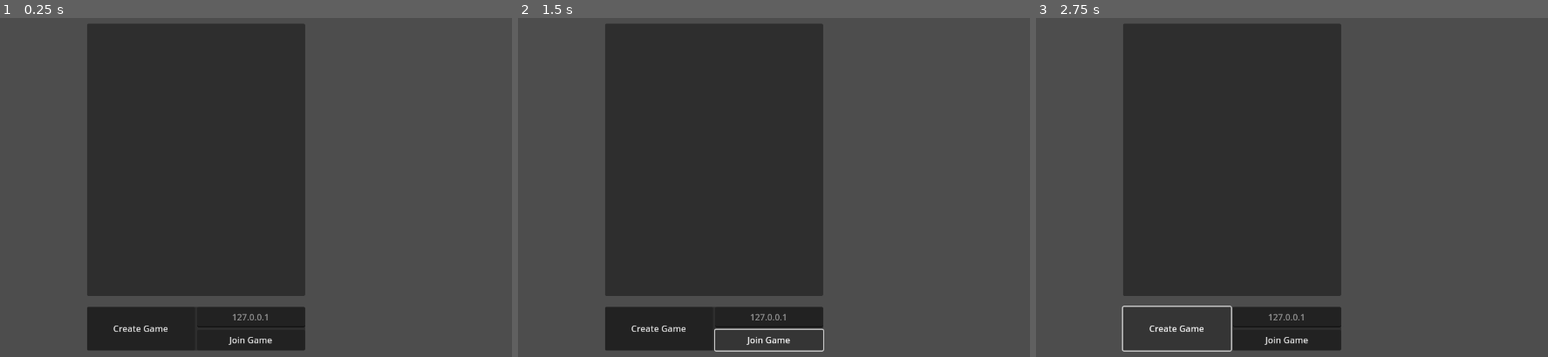
Above: before the commit, frames 1-3 (left to right).
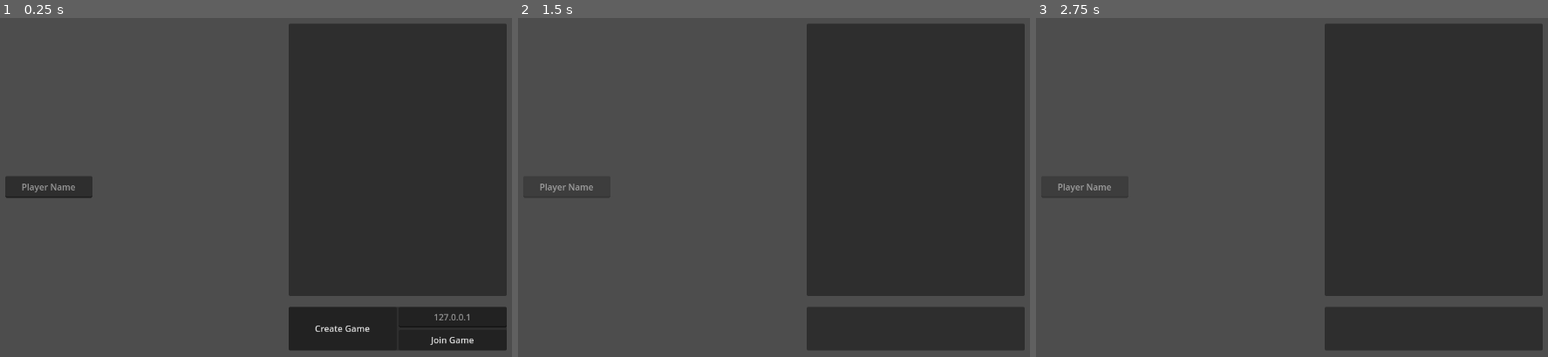
Above: after the commit, the same moments.

Repository: rwilson02/Poker-Party
Game: Godot game, scene res://scenes/Main.tscn
Same seed, same stepped clock (60 frames per second), same inputs: the game is played once before the commit and once after it. This scene is started directly instead of the project's main scene.
Inputs (mouse positions are in pixels of both pictures, inside the frame that each line leads up to):
- Up to frame 1 (0.25 s): no input
- Up to frame 2 (1.5 s): click "Create Game" at 0.5 s; click (768, 340) at 1.25 s, where only the run before the commit has a clickable "Join Game"
- Up to frame 3 (2.75 s): click (1179, 329) at 2 s, where only the run before the commit has a clickable "Create Game"

The runs differ from the first frame. In frame 1, 74% of the frame differs, in the area x 1-99%, y 1-98%; in frame 2, 72%; in frame 3, 71%.

Commit message:
I know I should be working on betting
but i just added the ability to set your own name in the lobby

Diff:
--- a/scenes/Lobby.tscn
+++ b/scenes/Lobby.tscn
@@ -5,16 +5,32 @@
 [node name="Lobby" type="Control"]
 layout_mode = 3
 anchors_preset = 0
+offset_right = 1280.0
+offset_bottom = 720.0
 script = ExtResource("1_vmmqq")
 
-[node name="PlayerDisplay" type="Panel" parent="."]
-layout_mode = 0
-offset_left = 390.0
-offset_top = 60.0
-offset_right = 790.0
-offset_bottom = 560.0
+[node name="LobbyControls" type="ReferenceRect" parent="."]
+layout_mode = 1
+anchors_preset = 6
+anchor_left = 1.0
+anchor_top = 0.5
+anchor_right = 1.0
+anchor_bottom = 0.5
+offset_left = -540.0
+offset_top = -320.0
+offset_right = -100.0
+offset_bottom = 320.0
+grow_horizontal = 0
+grow_vertical = 2
 
-[node name="MarginContainer" type="MarginContainer" parent="PlayerDisplay"]
+[node name="PlayerDisplay" type="Panel" parent="LobbyControls"]
+layout_mode = 1
+offset_left = 20.0
+offset_top = 20.0
+offset_right = 420.0
+offset_bottom = 520.0
+
+[node name="MarginContainer" type="MarginContainer" parent="LobbyControls/PlayerDisplay"]
 layout_mode = 1
 anchors_preset = 15
 anchor_right = 1.0
@@ -26,18 +42,22 @@
 theme_override_constants/margin_right = 20
 theme_override_constants/margin_bottom = 20
 
-[node name="RichTextLabel" type="RichTextLabel" parent="PlayerDisplay/MarginContainer"]
+[node name="RichTextLabel" type="RichTextLabel" parent="LobbyControls/PlayerDisplay/MarginContainer"]
 layout_mode = 2
 bbcode_enabled = true
 
-[node name="Control" type="Panel" parent="."]
-layout_mode = 0
-offset_left = 390.0
-offset_top = 580.0
-offset_right = 790.0
-offset_bottom = 660.0
+[node name="Control" type="Panel" parent="LobbyControls"]
+layout_mode = 1
+anchors_preset = 2
+anchor_top = 1.0
+anchor_bottom = 1.0
+offset_left = 20.0
+offset_top = -100.0
+offset_right = 420.0
+offset_bottom = -20.0
+grow_vertical = 0
 
-[node name="HBoxContainer" type="HBoxContainer" parent="Control"]
+[node name="PreGame" type="HBoxContainer" parent="LobbyControls/Control"]
 layout_mode = 1
 anchors_preset = 15
 anchor_right = 1.0
@@ -45,27 +65,27 @@
 grow_horizontal = 2
 grow_vertical = 2
 
-[node name="Create" type="Button" parent="Control/HBoxContainer"]
+[node name="Create" type="Button" parent="LobbyControls/Control/PreGame"]
 layout_mode = 2
 size_flags_horizontal = 3
 text = "Create Game"
 
-[node name="VBoxContainer" type="VBoxContainer" parent="Control/HBoxContainer"]
+[node name="VBoxContainer" type="VBoxContainer" parent="LobbyControls/Control/PreGame"]
 layout_mode = 2
 size_flags_horizontal = 3
 
-[node name="Address" type="LineEdit" parent="Control/HBoxContainer/VBoxContainer"]
+[node name="Address" type="LineEdit" parent="LobbyControls/Control/PreGame/VBoxContainer"]
 layout_mode = 2
 size_flags_vertical = 3
 placeholder_text = "127.0.0.1"
 alignment = 1
 
-[node name="Join" type="Button" parent="Control/HBoxContainer/VBoxContainer"]
+[node name="Join" type="Button" parent="LobbyControls/Control/PreGame/VBoxContainer"]
 layout_mode = 2
 size_flags_vertical = 3
 text = "Join Game"
 
-[node name="HostButton" type="Button" parent="Control"]
+[node name="InGame" type="HBoxContainer" parent="LobbyControls/Control"]
 visible = false
 layout_mode = 1
 anchors_preset = 15
@@ -73,20 +93,45 @@
 anchor_bottom = 1.0
 grow_horizontal = 2
 grow_vertical = 2
-disabled = true
+
+[node name="StartButton" type="Button" parent="LobbyControls/Control/InGame"]
+layout_mode = 2
+size_flags_horizontal = 3
 text = "Start Game"
 
-[node name="PlayerButton" type="Button" parent="Control"]
-visible = false
+[node name="CancelButton" type="Button" parent="LobbyControls/Control/InGame"]
+layout_mode = 2
+size_flags_horizontal = 3
+text = "Exit Game"
+
+[node name="PlayerSetup" type="ReferenceRect" parent="."]
 layout_mode = 1
-anchors_preset = 15
-anchor_right = 1.0
-anchor_bottom = 1.0
+anchors_preset = 4
+anchor_top = 0.5
+anchor_bottom = 0.5
+offset_left = 100.0
+offset_top = -320.0
+offset_right = 540.0
+offset_bottom = 320.0
+grow_vertical = 2
+
+[node name="LineEdit" type="LineEdit" parent="PlayerSetup"]
+layout_mode = 1
+anchors_preset = 8
+anchor_left = 0.5
+anchor_top = 0.5
+anchor_right = 0.5
+anchor_bottom = 0.5
+offset_left = -80.0
+offset_top = -20.0
+offset_right = 80.0
+offset_bottom = 20.0
 grow_horizontal = 2
 grow_vertical = 2
-text = "Leave Game"
+placeholder_text = "Player Name"
+alignment = 1
 
-[connection signal="pressed" from="Control/HBoxContainer/Create" to="." method="create_game"]
-[connection signal="pressed" from="Control/HBoxContainer/VBoxContainer/Join" to="." method="on_join_button"]
-[connection signal="pressed" from="Control/HostButton" to="." method="on_start_button"]
-[connection signal="pressed" from="Control/PlayerButton" to="." method="on_leave_button"]
+[connection signal="pressed" from="LobbyControls/Control/PreGame/Create" to="." method="create_game"]
+[connection signal="pressed" from="LobbyControls/Control/PreGame/VBoxContainer/Join" to="." method="on_join_button"]
+[connection signal="pressed" from="LobbyControls/Control/InGame/StartButton" to="." method="on_start_button"]
+[connection signal="pressed" from="LobbyControls/Control/InGame/CancelButton" to="." method="on_cancel_button"]
--- a/scripts/lobby.gd
+++ b/scripts/lobby.gd
@@ -1,19 +1,21 @@
 extends Node
 
-@onready var player_display = $PlayerDisplay/MarginContainer/RichTextLabel
-@onready var address_bar = $Control/HBoxContainer/VBoxContainer/Address
-@onready var other_buttons = $Control/HBoxContainer
-@onready var start_button = $Control/HostButton
-@onready var leave_button = $Control/PlayerButton
+@onready var player_display = $LobbyControls/PlayerDisplay/MarginContainer/RichTextLabel
+@onready var address_bar = $LobbyControls/Control/PreGame/VBoxContainer/Address
+@onready var other_buttons = $LobbyControls/Control/PreGame
+@onready var start_button = $LobbyControls/Control/InGame/StartButton
+@onready var cancel_button = $LobbyControls/Control/InGame/CancelButton
+
+@onready var name_input = $PlayerSetup/LineEdit
 
 func _ready():
-	Netgame.player_connected.connect(update_player_display)
-	Netgame.player_disconnected.connect(update_player_display)
+	Netgame.test_player_conditions.connect(update_player_display)
+	Netgame.test_player_conditions.connect(test_start)
 
-func test_start():
-	start_button.disabled = false if Netgame.players.keys().size() >= 2 else true
+func test_start(remaining_players):
+	start_button.disabled = false if remaining_players >= 2 else true
 
-func update_player_display(_id = null, _info = null):
+func update_player_display(_remaining = null):
 	var template_string = "%s\n"
 
 	player_display.clear()
@@ -33,16 +35,37 @@
 			player_display.add_text(template_string % Netgame.players[player_id].name)
 	player_display.pop()
 
+func create_game():
+	if not name_input.text.is_empty():
+		Netgame.player_info["name"] = name_input.text
+	name_input.editable = false
+
+	Netgame.create_game()
+	other_buttons.visible = false
+	start_button.visible = true
+	cancel_button.visible = true
+
 func on_join_button():
+	if not name_input.text.is_empty():
+		Netgame.player_info["name"] = name_input.text
+	name_input.editable = false
+
 	Netgame.join_game(address_bar.text)
+	other_buttons.visible = false
+	cancel_button.visible = true
 
-func on_leave_button():
-	Netgame.player_disconnected.emit(multiplayer.get_unique_id())
+func on_cancel_button():
+	if multiplayer.is_server():
+		Netgame.server_disconnected.emit()
+	else:
+		Netgame.player_disconnected.emit(multiplayer.get_unique_id())
 	multiplayer.multiplayer_peer = null
 	update_player_display()
 
-	leave_button.visible = false
+	start_button.visible = false
+	cancel_button.visible = false
 	other_buttons.visible = true
+	name_input.editable = true
 
 func on_start_button():
 	start_game.rpc()
--- a/scripts/multiplayer.gd
+++ b/scripts/multiplayer.gd
@@ -3,6 +3,7 @@
 signal player_connected(peer_id, player_info)
 signal player_disconnected(peer_id)
 signal server_disconnected()
+signal test_player_conditions(players_remaining)
 
 const PORT = 7000
 const DEFAULT_IP = "127.0.0.1"
@@ -41,6 +42,7 @@
 
 	players[1] = player_info
 	player_connected.emit(1, player_info)
+	test_player_conditions.emit(1)
 
 func remove_multiplayer_peer():
 	multiplayer.multiplayer_peer = null
@@ -53,10 +55,12 @@
 	var new_player_id = multiplayer.get_remote_sender_id()
 	players[new_player_id] = new_player_info
 	player_connected.emit(new_player_id, new_player_info)
+	test_player_conditions.emit(players.keys().size())
 
 func _on_player_disconnected(id):
 	players.erase(id)
 	player_disconnected.emit(id)
+	test_player_conditions.emit(players.keys().size())
 
 func _on_connected_ok():
 	var peer_id = multiplayer.get_unique_id()
